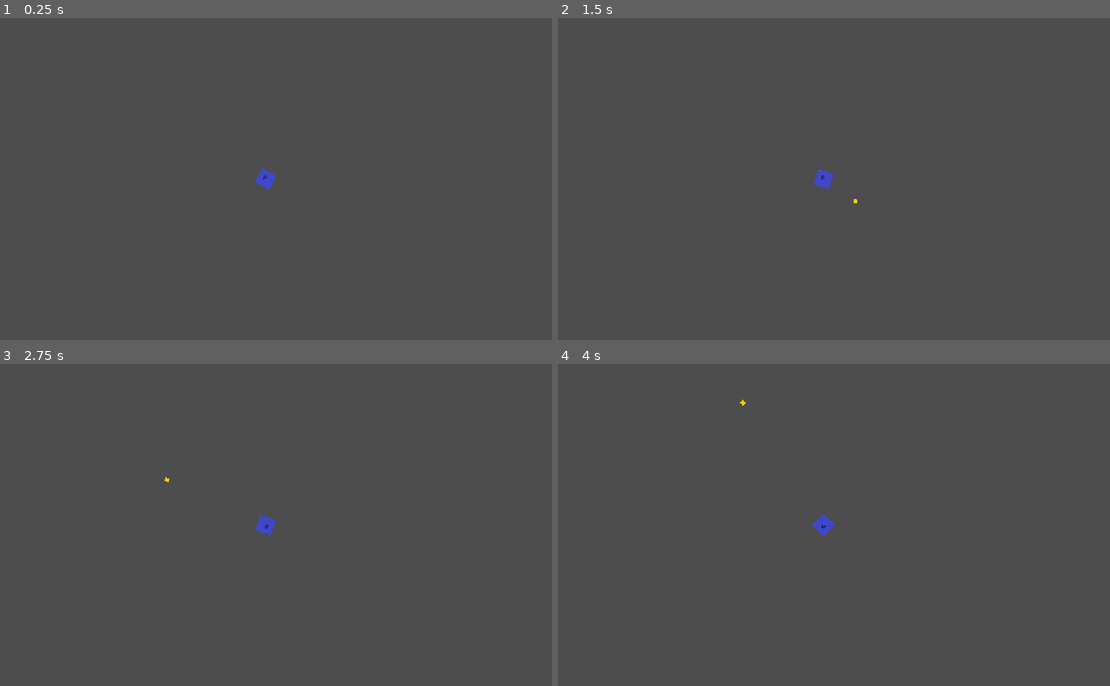
Above: before the commit, frames 1-4 (two rows, left to right).
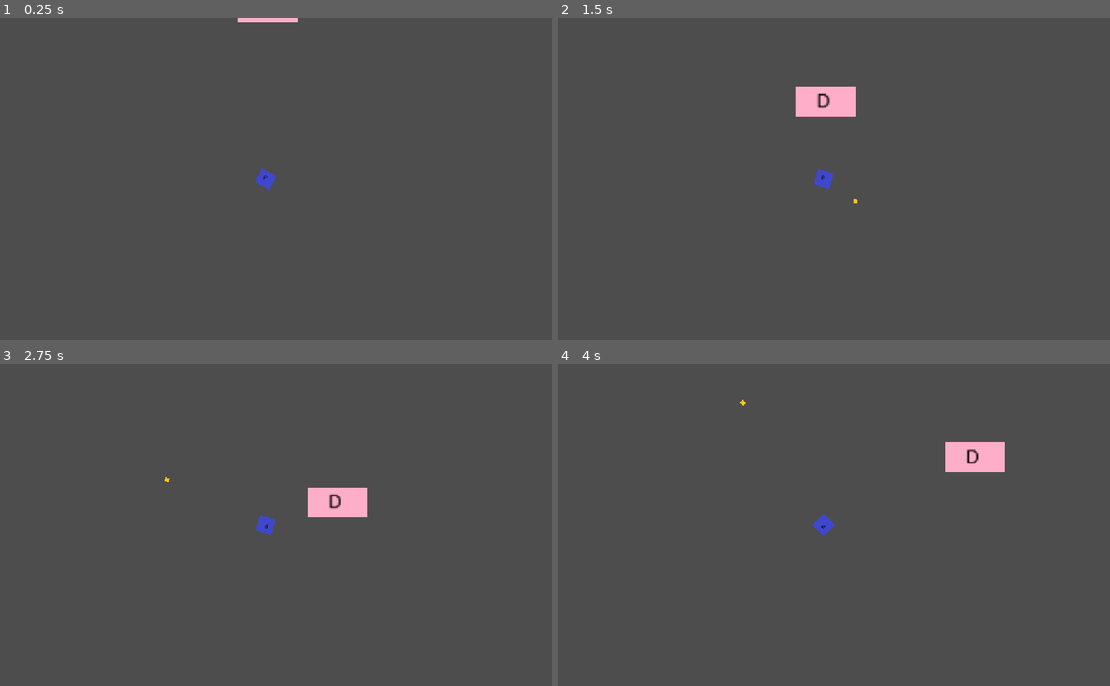
Above: after the commit, the same moments.

Repository: RJField/JazzySnazzy
Game: Godot game, scene res://src/levels/World.tscn
Two runs of this game, one before a commit and one after it. Both use one fixed random seed, a clock stepped at 60 frames per second and the inputs below.
Inputs (mouse positions are in pixels of both pictures, inside the frame that each line leads up to):
- Up to frame 1 (0.25 s): no input
- Up to frame 2 (1.5 s): tap Enter at 0.5 s; move the mouse to (795, 243) at 0.52 s; press the mouse at (795, 243) at 0.53 s; hold W (move_up) from 0.53 s (still down); move the mouse to (994, 227) at 1.27 s; release the mouse at (994, 227) at 1.28 s; click (994, 227) at 1.35 s
- Up to frame 3 (2.75 s): move the mouse to (93, 476) at 2.02 s; release W (move_up) at 2.03 s; press the mouse at (93, 476) at 2.03 s; hold A (move_left) from 2.03 s (still down)
- Up to frame 4 (4 s): move the mouse to (850, 525) at 2.77 s; release the mouse at (850, 525) at 2.78 s; click (850, 525) at 2.85 s; move the mouse to (740, 444) at 3.52 s; release A (move_left) at 3.53 s; press the mouse at (740, 444) at 3.53 s; hold S (move_down) from 3.53 s (still down)

The runs differ from the first frame. In frame 1, 0.1% of the frame differs, in the area x 43-54%, y 0-2%; in frame 2, 1.0%, in the area x 43-54%, y 21-31%; in frame 3, 1.0%; in frame 4, 1.0%.

Commit message:
added doors, unlocks, and room transition requests on door collision

Diff:
--- /dev/null
+++ b/src/levels/Door.gd
@@ -0,0 +1,21 @@
+extends Area2D
+
+signal transition_requested(target: Room)
+
+@export var target: Room
+
+var locked: bool = true
+
+func _ready():
+    add_to_group("doors")
+    body_entered.connect(_on_body_entered)
+
+func unlock() -> void:
+    locked = false
+
+func _on_body_entered(body: Node):
+    if not body.is_in_group("player"):
+        return
+    print("locked? ", locked)
+    if locked == false:
+        transition_requested.emit(target)
--- /dev/null
+++ b/src/levels/Door.tscn
@@ -0,0 +1,19 @@
+[gd_scene format=3 uid="uid://bm3aecdgq8r1j"]
+
+[ext_resource type="Script" uid="uid://bk8qg1wyiench" path="res://src/levels/Door.gd" id="1_yc4pm"]
+[ext_resource type="Texture2D" uid="uid://bhjxi4ne00hxw" path="res://assets/sprites/placeholders/door.png" id="2_tdpyn"]
+
+[sub_resource type="RectangleShape2D" id="RectangleShape2D_hibjq"]
+size = Vector2(120, 60)
+
+[node name="Door" type="Area2D" unique_id=844228051]
+collision_layer = 0
+collision_mask = 2
+script = ExtResource("1_yc4pm")
+
+[node name="CollisionShape2D" type="CollisionShape2D" parent="." unique_id=1324743064]
+shape = SubResource("RectangleShape2D_hibjq")
+
+[node name="Sprite2D" type="Sprite2D" parent="." unique_id=1025440062]
+scale = Vector2(3, 3)
+texture = ExtResource("2_tdpyn")
--- a/src/levels/Encounter.gd
+++ b/src/levels/Encounter.gd
@@ -44,7 +44,6 @@
     done_spawning = true
     _check_cleared()
 
-
 func _on_enemy_died(enemy) -> void:
     print("died: ", enemy)
     spawned_enemies.erase(enemy)
@@ -54,7 +53,6 @@
     if new_state == RoomState.State.ATTENDING and old_state == RoomState.State.UNATTENDED:
         begin()
 
-
 func _check_cleared() -> void:
     if done_spawning and spawned_enemies.is_empty():
         encounter_complete.emit()
--- a/src/levels/Room.gd
+++ b/src/levels/Room.gd
@@ -7,12 +7,16 @@
 @onready var encounter: Encounter = $Encounter
 
 func _ready() -> void:
-    #added await for first physics frame to avoid immediate state change on run (i.e. we want the placement as part of world to set this, not the initial overlap)
     room_state.state_changed.connect(_on_state_changed)
     encounter.encounter_complete.connect(_on_encounter_complete)
+
+    #added await for first physics frame to avoid immediate state change on run (i.e. we want the placement as part of world to set this, not the initial overlap)
     await get_tree().physics_frame
+
     floor_area.body_entered.connect(_on_body_entered)
     floor_area.body_exited.connect(_on_body_exited)
+    for door in get_doors():
+        room_complete.connect(door.unlock)
 
 func _on_body_entered(body: Node):
     if not body.is_in_group("player"):
@@ -30,3 +34,7 @@
 func _on_encounter_complete() -> void:
         room_complete.emit()
         print("Room emitting room_complete")
+
+func get_doors() -> Array:
+    return get_tree().get_nodes_in_group("doors").filter(
+        func(d): return is_ancestor_of(d))
--- a/src/levels/Room.tscn
+++ b/src/levels/Room.tscn
@@ -9,6 +9,7 @@
 [ext_resource type="PackedScene" uid="uid://buc0hbyufm2af" path="res://src/levels/RoomState.tscn" id="7_5ck08"]
 [ext_resource type="Script" uid="uid://2fp123sqnmhh" path="res://src/levels/RoomState.gd" id="9_6lgt5"]
 [ext_resource type="PackedScene" uid="uid://i4u3pgb7il7n" path="res://src/levels/Encounter.tscn" id="9_fdkvs"]
+[ext_resource type="PackedScene" uid="uid://bm3aecdgq8r1j" path="res://src/levels/Door.tscn" id="10_fdkvs"]
 
 [sub_resource type="RectangleShape2D" id="RectangleShape2D_hibjq"]
 size = Vector2(55.5, 694)
@@ -81,3 +82,6 @@
 [node name="Encounter" parent="." unique_id=2030808805 instance=ExtResource("9_fdkvs")]
 position = Vector2(189, 416)
 enemy_count_to_spawn = 2
+
+[node name="Door" parent="." unique_id=844228051 instance=ExtResource("10_fdkvs")]
+position = Vector2(5, -346)
--- a/src/levels/World.gd
+++ b/src/levels/World.gd
@@ -12,6 +12,7 @@
 
 func _ready() -> void:
     instantiate_rooms()
+    set_door_taget()
     activate(all_rooms[0], Vector2.ZERO)
     return
 
@@ -41,11 +42,23 @@
 func _on_room_complete() -> void:
     var next = get_next_room()
     if next:
-        activate(next, next.position)
-        print("next level: ", next)
+        print("room completed!")
 
 func get_next_room() -> Room:
     var room_index = all_rooms.find(current_room) + 1
     if room_index >= all_rooms.size():
         return null
     return all_rooms[room_index]
+
+func set_door_taget():
+    print("set_door_target called for count of rooms: ", all_rooms.size())
+    for i in all_rooms.size():
+        if i + 1 >= all_rooms.size():
+            continue
+        for door in all_rooms[i].get_doors():
+            door.target = all_rooms[i + 1]
+            door.transition_requested.connect(_on_transition_requested)
+
+func _on_transition_requested(target):
+    activate(target, target.position)
+    print("moving to next level")
Binary file added: assets/sprites/placeholders/door.png
Not shown, added: assets/sprites/placeholders/door.png.import
Not shown, added: src/levels/Door.gd.uid
